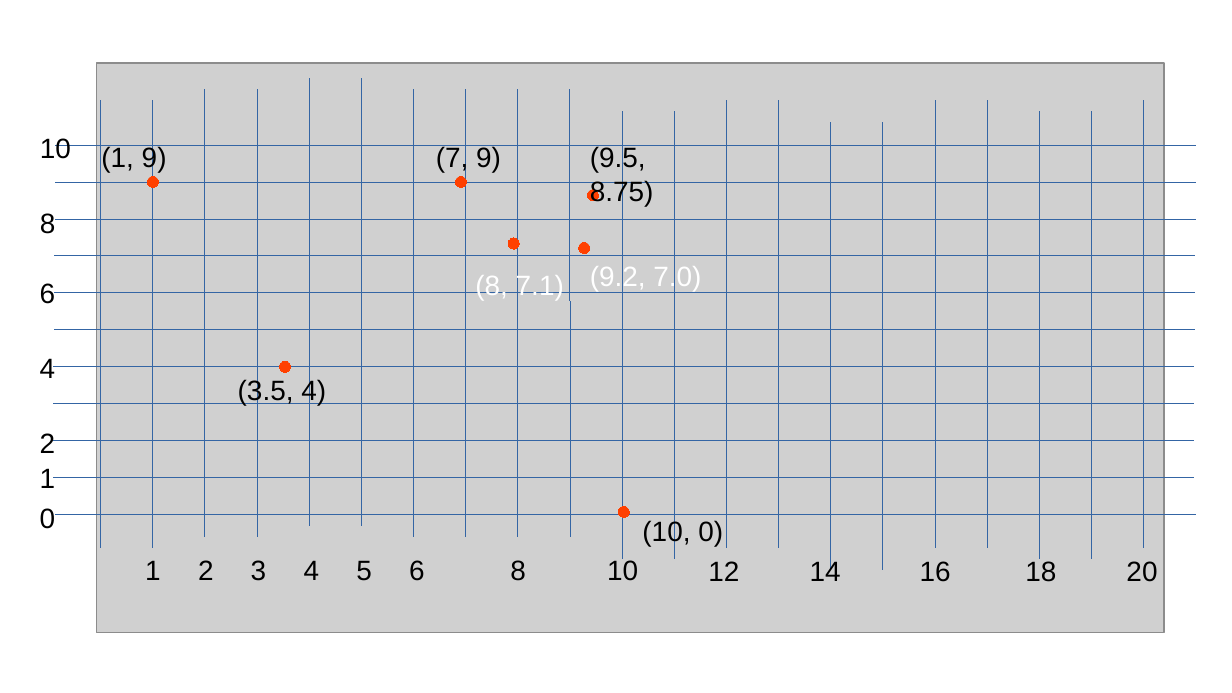
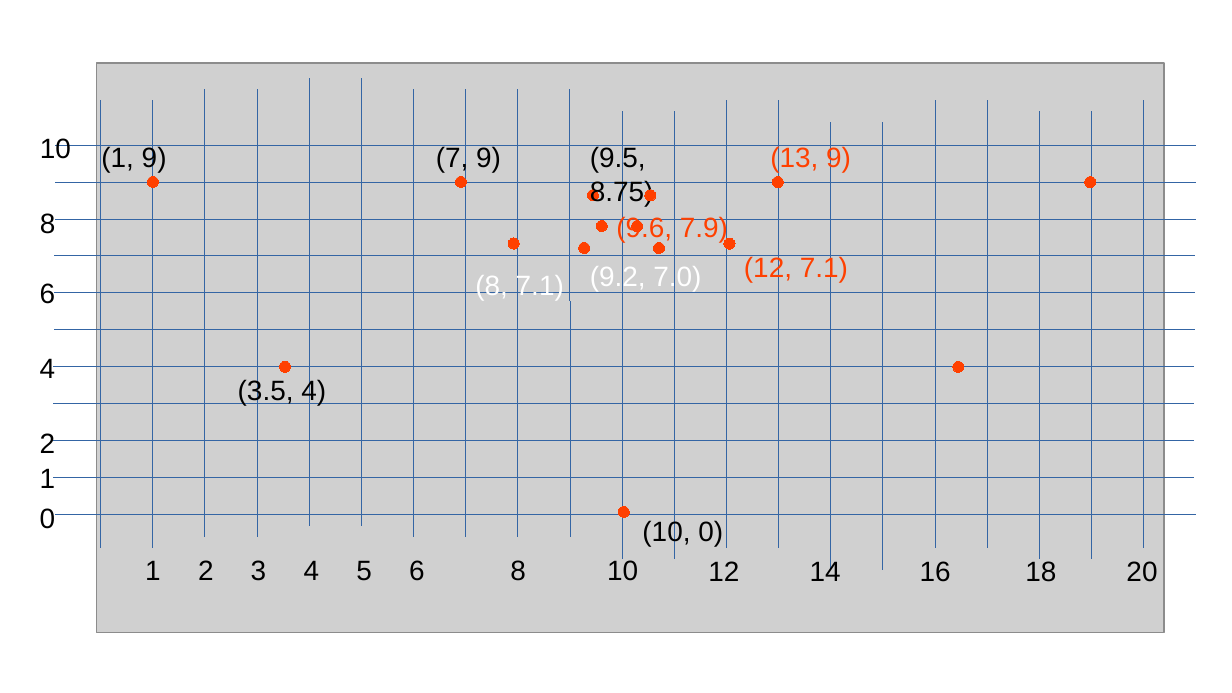
Before and after one commit to wafts95/MECH_641_proj, a slide deck: slide 1 of 641_ws/src/batman_pkg/media/batman_sampling.odp. Drawn at 1232x693 pixels with LibreOffice and Linux fonts; fonts in the diff are those of the drawing; grey boxes stand for pictures. Boxes give left, top, right and bottom in pixels: in the first picture for what was removed or moved away, otherwise in the second. Text is boxed around its words. In the diff, an @@ line names an element or a change of style, - is before the commit and + after.

```diff
--- a/641_ws/src/batman_pkg/media/batman_sampling.odp
+++ b/641_ws/src/batman_pkg/media/batman_sampling.odp
@@ text added at box(770, 145, 851, 172), 18 pt, text #FF4000 @@
+(13, 9)
@@ ellipse added at box(773, 177, 784, 188), fill #FF4000, outline #FF4000 0 pt @@
@@ ellipse added at box(1086, 177, 1097, 188), fill #FF4000, outline #FF4000 0 pt @@
@@ ellipse added at box(645, 190, 656, 201), fill #FF4000, outline #FF4000 0 pt @@
@@ ellipse added at box(597, 220, 608, 231), fill #FF4000, outline #FF4000 0 pt @@
@@ text added at box(616, 216, 728, 243), 18 pt, text #FF4000 @@
+(9.6, 7.9)
@@ ellipse added at box(632, 220, 643, 231), fill #FF4000, outline #FF4000 0 pt @@
@@ ellipse added at box(724, 238, 736, 249), fill #FF4000, outline #FF4000 0 pt @@
@@ ellipse added at box(654, 243, 665, 254), fill #FF4000, outline #FF4000 0 pt @@
@@ text added at box(744, 255, 848, 282), 18 pt, text #FF4000 @@
+(12, 7.1)
@@ ellipse added at box(954, 361, 965, 372), fill #FF4000, outline #FF4000 0 pt @@
```
Also in this commit, not shown: 1 other file.
